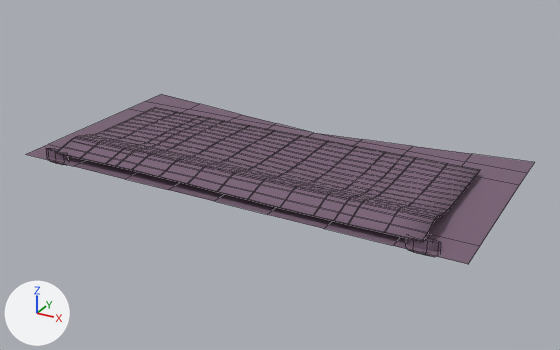
The Blender file art_source/art_recovery_v2/models/living_cast_stage2_20261107/props/station_elna.blend: old version first, new version second.
Camera for both pictures: a 50 mm lens placed at (0.368, -0.577, 0.318), pointed at (0.009, 0.075, -0.008). Arrows for +X, +Y and +Z are at lower left; the lights stay in place. The older version comes first. Mesh edges are drawn as thin lines.

Objects in the first picture: 'RetainedFoldedCloth', 'WorkContactPart'.
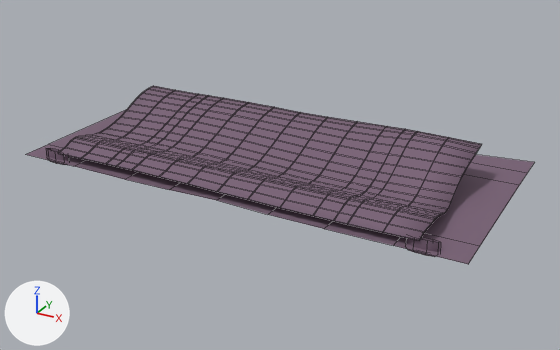
Boxes (x1, y1, x2, y2) around the edits, measured in the pictures (560 x 350 px; the box of a moved part takes in the faces that stretch with it):
'WorkContactPart', reshaped (15% taller): before (56, 107, 480, 242); after (58, 86, 482, 241)
part 1 of me_workcontactpart, moved or reshaped: before (97, 107, 480, 212); after (97, 86, 482, 212)
part 2 of me_workcontactpart, moved or reshaped: before (348, 206, 435, 242); after (347, 206, 435, 241)

The change, as a diff of the scene's bpy script:
```diff
--- a/art_source/art_recovery_v2/models/living_cast_stage2_20261107/props/station_elna.blend.py
+++ b/art_source/art_recovery_v2/models/living_cast_stage2_20261107/props/station_elna.blend.py
@@ me_workcontactpart @@
 # used by ob_workcontactpart; parent = ob_station_elna; location = (0.0, 0.06, 0.0)
 # before: 224 (0.2, -0.067, 0.019) at pixel (432, 224), 238 (0.167, -0.079, 0.016) at pixel (389, 224), 239 (0.2, -0.079, 0.016) at pixel (427, 233), 253 (0.167, -0.09, 0.013) at pixel (384, 233), 254 (0.2, -0.09, 0.013) at pixel (422, 241)
 # before: 479 (0.2, -0.068, 0.02) at pixel (432, 222), 493 (0.167, -0.079, 0.017) at pixel (389, 223), 494 (0.2, -0.079, 0.017) at pixel (427, 232), 508 (0.167, -0.09, 0.014) at pixel (384, 231), 509 (0.2, -0.09, 0.014) at pixel (422, 240)
-me_workcontactpart.from_pydata(...)  # 510 vertices, 508 faces; spans x -0.2..0.2, y -0.09..0.08, z 0.009..0.021
+me_workcontactpart.from_pydata(...)  # 510 vertices, 508 faces; spans x -0.2..0.2, y -0.09..0.08, z 0.012..0.043
+# me_workcontactpart part 1: 300 of 510 vertices moved; they spanned x -0.2..0.2, y -0.022..0.08, z 0.009..0.016 and now span x -0.2..0.2, y -0.022..0.08, z 0.012..0.043; mean shift (0.0, 0.0, 0.016); largest move (0.133, 0.069, 0.013) -> (0.133, 0.068, 0.043)
+# me_workcontactpart part 2
+for i in [224, 238, 253, 479, 493, 508]: me_workcontactpart.vertices[i].co += Vector((-0.001, 0.0, 0.0))
+for i in [239, 254, 494, 509]: me_workcontactpart.vertices[i].co += Vector((-0.003, 0.0, 0.0))
+# other edits to the shape of me_workcontactpart do not show in these pictures
 me_workcontactpart.materials.append(mat_elnarepairedlinen)
```
